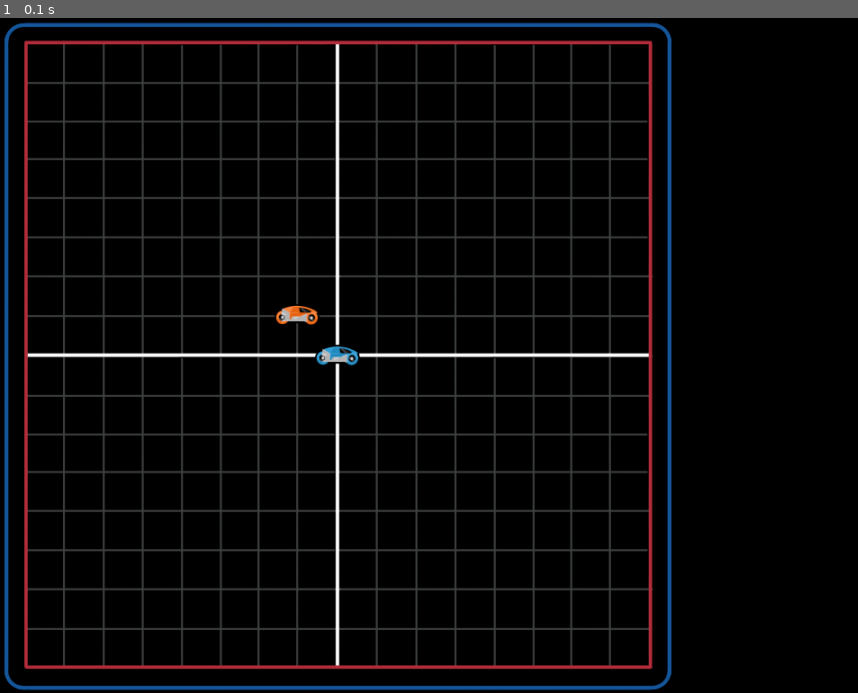
Above: before the commit, frame 1.
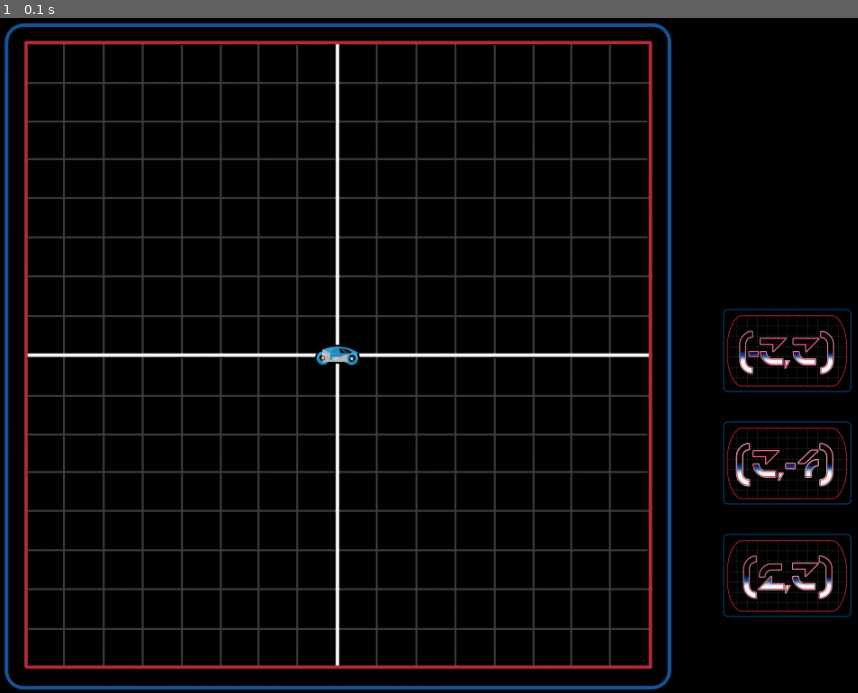
Above: after the commit, the same moment.

Repository: henzofcm/Vectrun_pygame
Game: pygame game, started from main.py
Two runs of this game, one before a commit and one after it. Both use one fixed random seed, a clock stepped at 60 frames per second and the inputs below.
Inputs:
- Up to frame 1 (0.1 s): no input

The runs differ from the first frame. In frame 1, 1.7% of the frame differs, in the area x 0-100%, y 0-100%.

Commit message:
Displaying players cards on screen, collision when selected

Diff:
--- a/main.py
+++ b/main.py
@@ -20,7 +20,7 @@
 fps_clock = pygame.time.Clock()
 
 # Grid_Game já cria todos objetos internamente (jogador, bots, cartas)
-grid_game = game.Grid_Game(TEXTURE_PATH + "grid.png", (0, 0), (GRID_X, GRID_Y), 1)
+grid_game = game.Grid_Game(TEXTURE_PATH + "grid.png", (0, 0), (GRID_X, GRID_Y), 0)
 
 # Loop do jogo
 while True:
@@ -36,10 +36,17 @@
 
     pygame.draw.lines(screen, grid_game._player.sprite._color, False, grid_game._player.sprite._path, width=6)
 
+    # Desenha o contorno das cartas
+    grid_game._player.sprite._hand.update(screen)
+
     # Faz blit no jogador e nos bots
     grid_game._player.draw(screen)
+    grid_game._player.sprite._hand.draw(screen)
+
     grid_game._bots.draw(screen)
 
     # Enfim atualiza o display
     pygame.display.update()
     fps_clock.tick(30)
+
+    screen.fill("#000000")
--- a/src/deck.py
+++ b/src/deck.py
@@ -10,9 +10,20 @@
         # Direção do vetor
         self.value = value
 
+    def update(self, screen):
+        # Testa se houve colisão com o mouse
+        mouse_pos = pygame.mouse.get_pos()
+
+        if self.rect.collidepoint(mouse_pos):
+            rect_pos = (self.rect.left - 5, self.rect.top - 5)
+            rect_size = (self.rect.width + 10, self.rect.height + 10)
+
+            rectangle = pygame.Rect(rect_pos, rect_size)
+
+            pygame.draw.rect(screen, "#258dc2", rectangle, width=10)
 
 class Deck(Entity):
-    def __init__(self, card_path):
+    def __init__(self, card_path, scale_size):
         super().__init__(card_path + "card_back.png", (0, 0), (0, 0))
 
         self.cards = []
@@ -30,7 +41,7 @@
                 card_name = "card_" + str(__card_count) + ".png"
 
                 # Cria a carta em si
-                card = Card(card_path + card_name, (0, 0), (150, 100), value=(x, y))
+                card = Card(card_path + card_name, (0, 0), scale_size, value=(x, y))
                 self.cards.append(card)
 
                 __card_count += 1
--- a/src/game.py
+++ b/src/game.py
@@ -15,23 +15,21 @@
         self._timer = 0
         self._clicked = False
 
+        # Cria o deck
+        self._deck = Deck(TEXTURE_PATH + "cards/", (CARD_X, CARD_Y))
+
         # Cria o jogador
-        self._player = Player(1, (GRID_X / 2, GRID_Y / 2), (RIDER_X, RIDER_Y))
+        self._player = Player(1, (GRID_X / 2, GRID_Y / 2), (RIDER_X, RIDER_Y), self._deck)
         self._player = pygame.sprite.GroupSingle(self._player)
 
         # Cria os bots
         __bot_list = []
+
         for bot in range(bot_number):
-            __bot_list.append(Player(bot + 2, (GRID_X / 2 - 45, GRID_Y / 2 - 45), (RIDER_X, RIDER_Y)))
+            __bot_list.append(Player(bot + 2, (GRID_X / 2 - 45, GRID_Y / 2 - 45), (RIDER_X, RIDER_Y), self._deck))
 
         self._bots = pygame.sprite.Group(__bot_list)
-
-       # Cria o deck e as cartas do jogador
-        self._deck = Deck(TEXTURE_PATH + "cards/")
-        self._player.sprite._cards = []
-
-        for foo in range(3):
-            self._player.sprite._cards.append(self._deck.draw_card())
+        print(len(self._deck.cards))
 
     def update(self):
         # Eventos principais deste menu
@@ -52,8 +50,8 @@
         # Se selecionar a carta, roda a animação
         if self._clicked:
             if self._player.sprite.rect.center < (500, 500):
-                self._player.update(vector, self._timer)
-                self._bots.update(vector, self._timer)
+                self._player.sprite.update_choice(vector, self._timer)
+                self._bots.sprite.update_choice(vector, self._timer)
 
                 self._timer += 0.05
             else:
--- a/src/rider.py
+++ b/src/rider.py
@@ -3,11 +3,11 @@
 
 
 class Rider(Entity):
-    def __init__(self, number, x_y, scale_size):
+    def __init__(self, number, x_y, scale_size, deck):
         # Carrega texturas diferentes dependendo do nº do jogador
         archive = "rider_" + str(number) + ".png"
 
-        # Cria o rider, diminui a imagem e centraliza sua possição
+        # Cria o rider e centraliza sua possição
         super().__init__("assets/textures/" + archive, x_y, scale_size)
         self.rect = self.image.get_rect(center=x_y)
 
@@ -15,6 +15,15 @@
         self._number = number
         self._path = [x_y, x_y]
         self._velocity = 1
+
+        # Salva a mão de cartas do jogador
+        self._hand = pygame.sprite.Group()
+
+        for foo in range(3):
+            card = deck.draw_card()
+            card.rect.topleft = (800, 320 + foo*125)
+
+            self._hand.add(card)
 
         # Salva a cor da moto
         if number == 1:
@@ -31,10 +40,15 @@
     def __init___(self, number, x_y, scale_size):
         super().__init__(number, x_y, scale_size)
 
-    def update(self, vector, time):
+    def update(self):
+        self._hand.update()
+
+        pass
+
+    def update_choice(self, card, time):
         # Calcula a posição inicial e final no tabuleiro
         start = self._path[-1]
-        end = (start[0] + vector[0], start[1] + vector[1])
+        end = (start[0] + card[0], start[1] + card[1])
 
         # Diferença que a moto deverá andar
         delta_x = end[0] - start[0]
